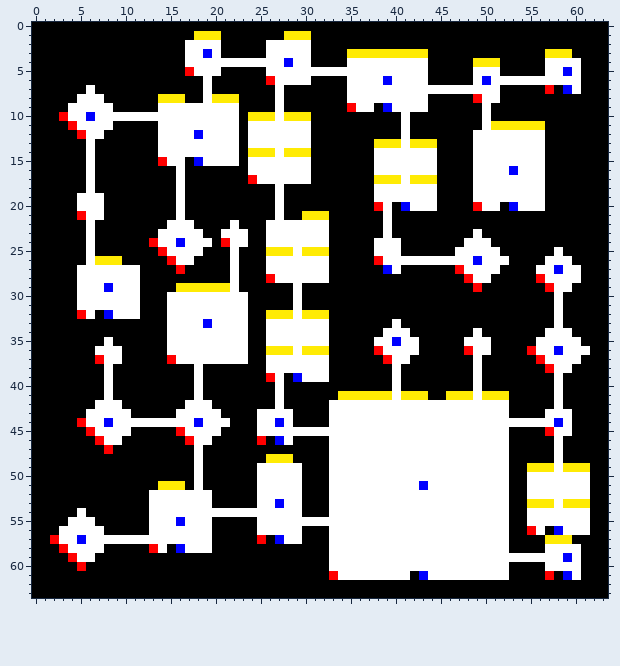
One commit to this pixel-art sprite: Assets/DungeonAssets/Image/DecoratedMap.png. Above is the file before it was changed.
The file is 64x64 pixels.
New version:
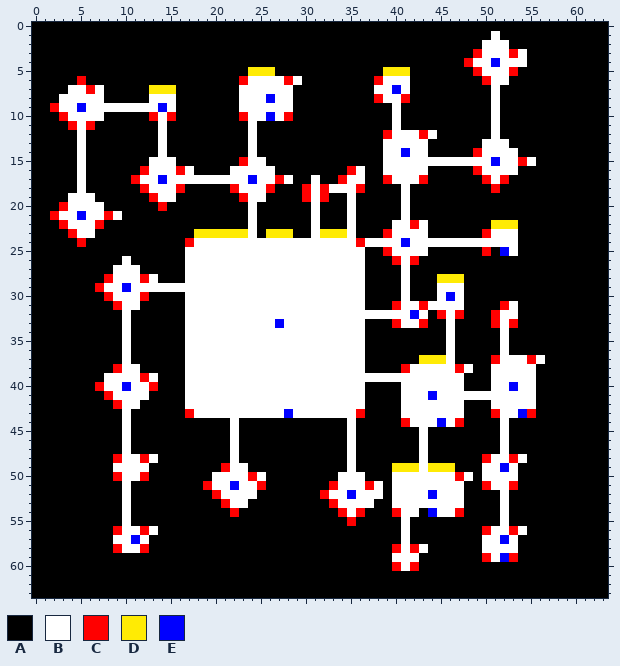
Palette (. is transparent): A #000000  B #ffffff  C #ff0000  D #ffeb04  E #0000ff
The edit:
Changed rows in their new state; - is an unchanged pixel.
first column x 2:
 1 ----------------AAA-------AAA--------------------B----------
 2 ---------------AAAA-----AAAAA-------------------BBB---------
 3 ---------------AAAA-----AAAAA----AAAAAAAAA-----CBBBCB--AAA--
 4 ---------------AAAAAAAAAAAAAA----AAAAAAAAA----CBBEBBB--AAAA-
 5 ---------------AAAA---DDDAAAAAAAAAAAADDDAA-----C--BC---AAAA-
 6 ---C-------------A---CBBB-C-A----AAACB--AA-----AC--AAAAAAAA-
 7 --BBCB-----DDD---A---BBBB-B------AAA--E-AAAAAAAAA------A-AA-
 8 -BB--------BBBA--AAAABBBE-B------AAAC--CAA-----AA-----------
 9 CB-E---BBBBBE-AAAAAAABBBB-B------AAA-A-AAA------AB----------
10 ----B-AAAAAC-CAAAAAAACBBE-CAA---------BA--------AB----------
11 ----CAA------AAAAAAAA--AAAAAA---------BA--------ABAAAAA-----
12 ---BAA-------AAAAAAAA--AAAAAA--------CB-BCB----AA-AAAAA-----
13 ---BA--------AAAAAAAA--AAAAAA-------ABB-BBA----A---AAAA-----
14 ---BA--------AAAAAAAA-BAAAAAA-------A--E--A----C----AAA-----
15 ---BA------BB-A-AAAAAC--AAAAA-------A------BBBB--E--C-A-----
16 ---BA-----CBBBCB----BB---AAAA----CB-A-----A----C---BAAA-----
17 ---BA----CBBEB-BBBBBBBE--C-AAB--CBB-ACB-BCA----AC-CAAAA-----
18 ---BA-----CBBBC-----CBBBCA--CBCBBBC-AAA-AAA----AACAAAAA-----
19 --B--A-----CBBA------CBB-A--CBC--B--AAA-AAA----AAAAAAAA-----
20 -CB---------C-A-------B--A---B---B--AA-BAAA----AAA-AAAA-----
21 CBBE--CB------A-------B--A--ABA--B---A-B--------------------
22 -CBB-C-------AAA----A-B-AAAAA-A--B---ABBCB-------DDD--------
23 --CB--------AAAADDDDDDB-DDDAA-DDDB---CBBBB-----ACBBB--------
24 ---CA------AAAAC--BB--BB-------BBBCB---EBBBBBB---BBB--------
25 ----A-------AAA--BBB-BBBBBB-BBBBBBB-AC-BBB---AAACAEB----A---
26 ----AAAAB----AA-BBBB-BBB-------BBBB-AAC-CAAAAAAAAAA----AAA--
27 ---AAAA-------ABBBBB-BBB-------BBBB--AAB-----AAAAA----AAAAA-
28 ---AAAC---CB---BBBBB-BBBB------BBBB----B---DDDAAA-----AAAAA-
29 ---AACB-E-BBBBBBBBBB-BBBBBB-BBBBBBB----B---BBB-A-------AAA--
30 ---AAAC---C--AA-------BBBBB-BBBBBBB----B---BEB----------A---
31 ---AAAAC-----AA-------BBBBB-BBBBBBB---CBBCBBBB----CB----A---
32 ---AA-AA-A---AA-------BBBBB-BBBBBBBBBBBBEB-CBC---CBB----A---
33 --------B----AA--B----BB-E-----BBBB---CBBC--B----CBC----A---
34 --------B----AA-------BB-------BBBB--AAA----B--A--B----AAA--
35 ------A-B----AA-------BB-------BBBB-AAAAA---B-AAA-B---AAAAA-
36 -----AAAB----AA-------BBBBB-BBBBBBB-AAAAA---B-AAA-B--AAAAAAA
37 -----AAAB----AA-------BB-------BBBB--AAA-DDDB--A-CBBBCBAAAA-
38 ------ACBB-----B-BBBBBBB-------BBBB---ACBBBBBCBA-BBBBB-AAA--
39 -------BBBCB---B-BBBBBBBB-BB---BBBBBBB-BBBBBBB-A-BBBBB--A---
40 -----C-BEBBC---B-BBBBBBBB-BBBBBBBBB---ABBBBBBB-A-BBEBB--A---
41 ------CBBBB----B-BBBBBBBB-BBBBBBBBBAAAABBBEBBBB-BBBBBB--A---
42 -----AACBB--------BBBBBBB-BBBBB----AAAA-------AAA--BBB--A---
43 ----AAAA------AC---BBBB---EBBBB---CAAAA-------AAAC-BEC-AAA--
44 ---AAAAA-AAAAAAAAAAAB--AAAA----AA-AAAAAC---E-CAAAA-AAAAAAA--
45 ----AAAA------AAAAA-B--AAAAAAAAAA-AAAAAAA-AAAAAAAA-----AAA--
46 -----AAAB------AAA--B--A-AA----AA-AAAAAAA-AAAAAAAA------A---
47 ------A-B-------A---B----------AA-AAAAAAA-AAAAAAAA------A---
48 -------CBBCB----A---B---AAA----AA-AAAAAAA-AAAAAAC--CB---A---
49 -------BBBB-----A--CBB-AAAAA---AA-AAAADDD-DDDAAA--EB-AAAAAAA
50 -------CBBC-----A-BBBBC-AAAA---A---AAA-------C-A---B-AAAAAAA
51 --------B---AAA-ACBBEBBCAAAA---C---C-A---B----AAC--C-AAAAAAA
52 --------B--AAAAAAACBBBBAAAAA--C--E---A----E---AAAA---AAAAAAA
53 --------B--AAAAAAA-CBB-AAAAA---C----AA--------AAAA---AAAAAAA
54 ---A----B--AAAAAAAAACAAAAAAA---AC-CAAAC--AE--CAAAA---AAAAAAA
55 --AAA---B--AAAAAAA-----AAAAAAAAAACAAAAA-AAAAAAAAAA---AAAAAAA
56 -AAAAA-CBBC-AAAAAA-----AAAAA---AAAAAAAA-AAAAAAAAC--CBAA-AAAA
57 AAAAAAA--E-AAAAAAA-----A-AAA---AAAAAAAA-AAAAAAAA--EB---AAA--
58 -AAAAA-CBBCAA-AAAA-------------AAAAAAAC-C-AAAAAA---B---AAAA-
59 --AAA--------------------------AAAAAAA---AAAAAAAC-ECAAAAAAA-
60 ---A---------------------------AAAAAAAC-CAAAAAAAAAA----AAAA-
61 -------------------------------AAAAAAAAA-AAAAAAAAAA----A-AA-
Where, in picture pixels (left, top, right, bottom), the same in both pictures:
changed: (50, 31, 590, 580)
